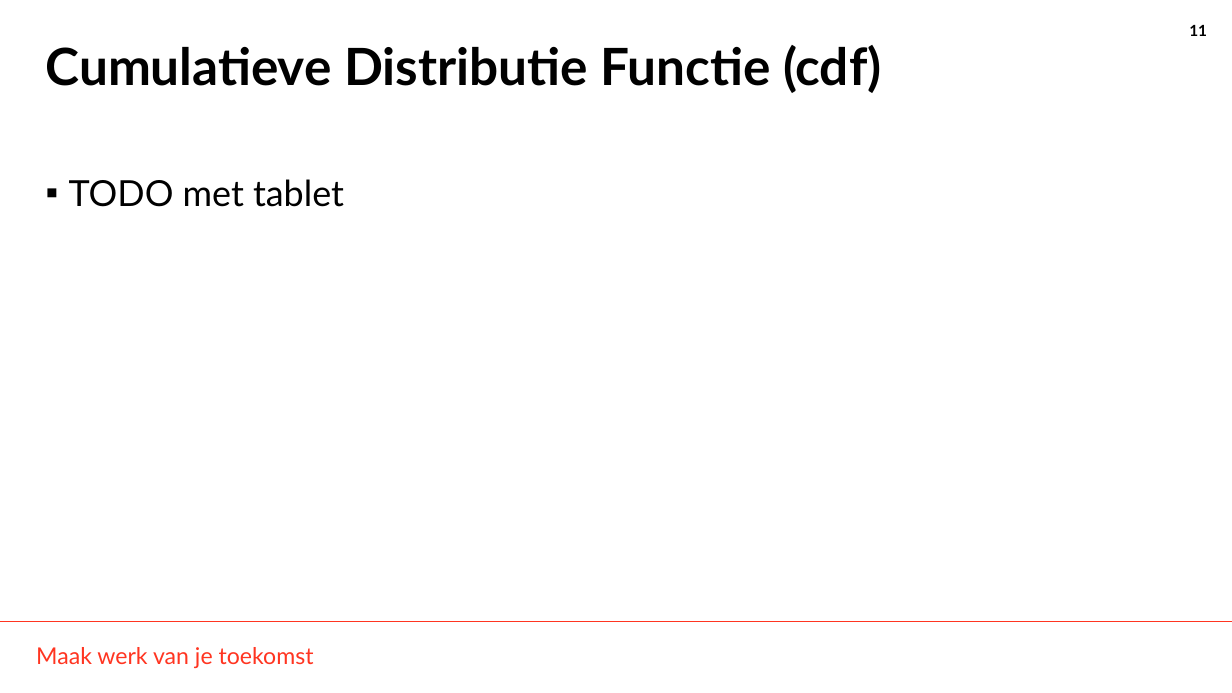
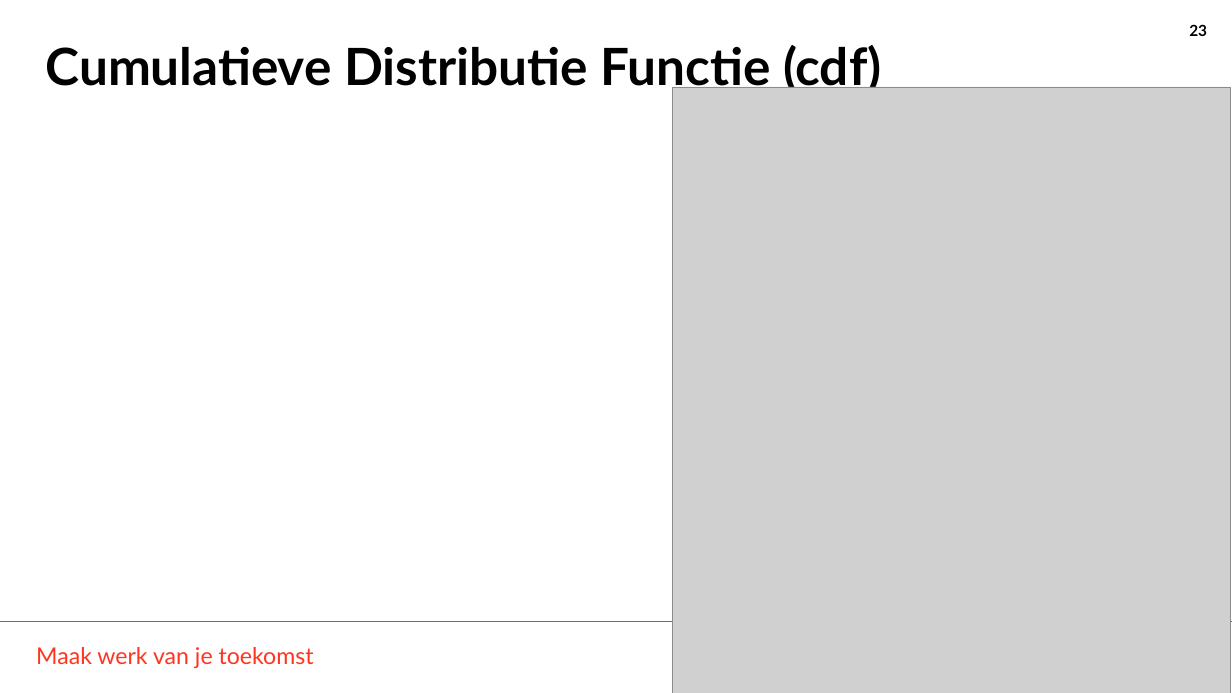
Before and after one commit to THellemans/data-science-syntra-ab, a slide deck: slide 23 of 06 statistiek/04 Numerieke data verdelingen verkennen/04 Numerieke data verdelingen verkennen.pptx (slide 11 before the commit). Drawn at 1232x693 pixels with LibreOffice and Linux fonts; fonts in the diff are those of the drawing; grey boxes stand for pictures; background and template pictures are left out. Boxes give left, top, right and bottom in pixels: in the first picture for what was removed or moved away, otherwise in the second. Text is boxed around its words. In the diff, an @@ line names an element or a change of style, - is before the commit and + after.

```diff
--- a/06 statistiek/04 Numerieke data verdelingen verkennen/04 Numerieke data verdelingen verkennen.pptx
+++ b/06 statistiek/04 Numerieke data verdelingen verkennen/04 Numerieke data verdelingen verkennen.pptx
@@ page number at bbox=[1189, 24, 1207, 36]: text changed @@
-11
+23
@@ picture added at bbox=[673, 87, 1231, 693] @@
@@ text removed at bbox=[69, 179, 344, 207] @@
-▪ TODO met tablet
```
Also in this commit, not shown: 12 other slides changed, 12 slides added, 3 slides removed, 29 other files.
